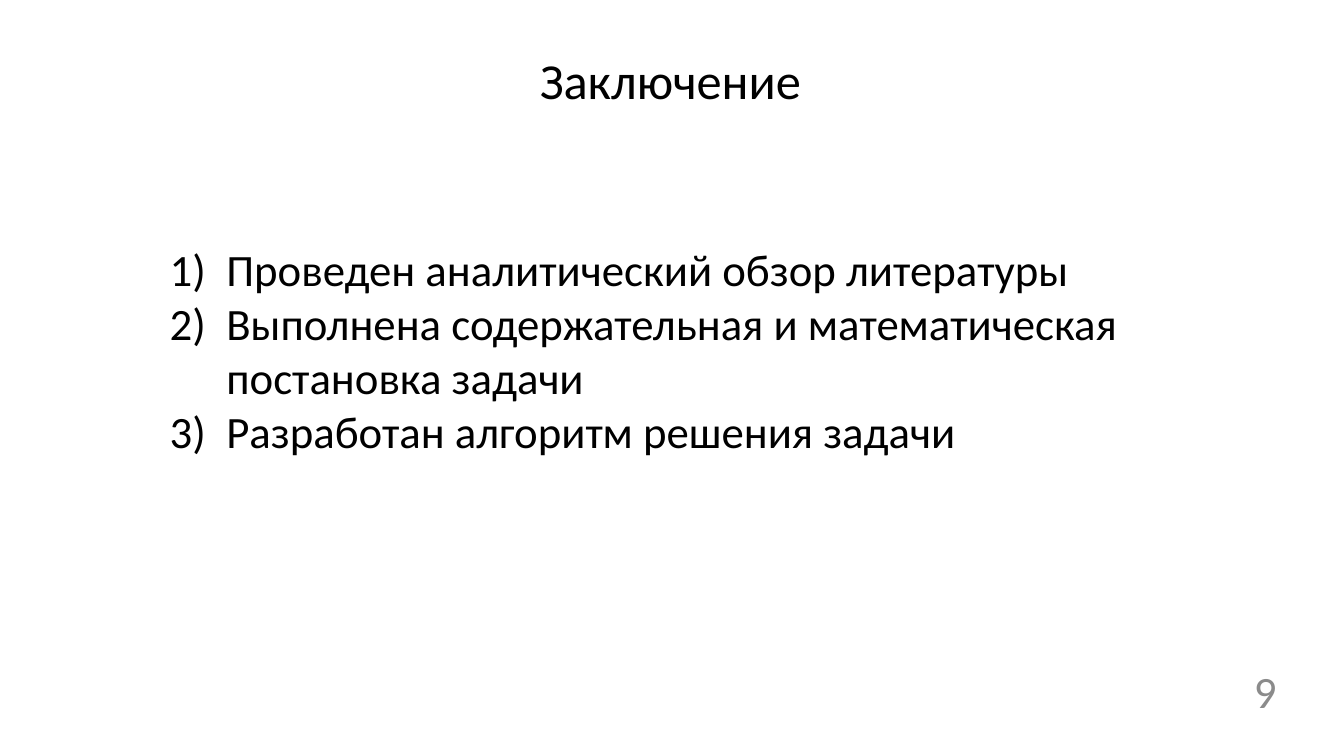
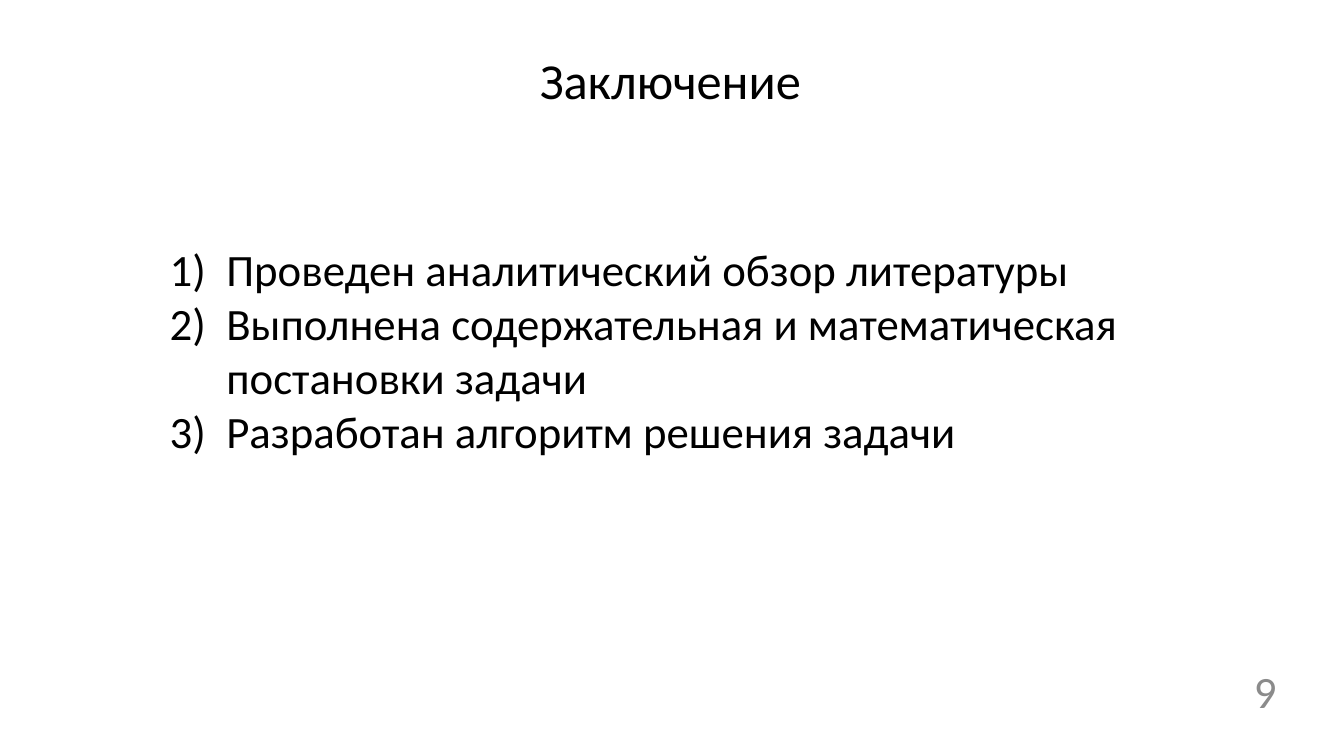
Before and after one commit to GhostKicker/FkingQualificationWork, a slide deck: slide 9 of НИР.pptx. Drawn at 1344x756 pixels with LibreOffice and Linux fonts; fonts in the diff are those of the drawing. Boxes give left, top, right and bottom in pixels: in the first picture for what was removed or moved away, otherwise in the second. Text is boxed around its words. In the diff, an @@ line names an element or a change of style, - is before the commit and + after.

```diff
--- a/НИР.pptx
+++ b/НИР.pptx
@@ text at bbox=[226, 311, 1117, 402]: text changed @@
-2) Выполнена содержательная и математическая постановка задачи
+2) Выполнена содержательная и математическая постановки задачи
```
Also in this commit, not shown: 1 other slide changed, 8 other files.
